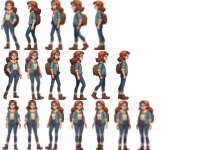
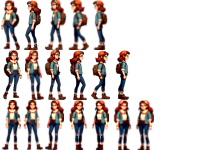
Two versions of the same layered image (202×150). Layer-by-layer changes:
painted on "Eingefügte Ebene #14" over [1,0,20,50]
painted on "Eingefügte Ebene #13" over [24,0,41,50]
painted on "Eingefügte Ebene #5" over [45,0,67,50]
painted on "Eingefügte Ebene #6" over [68,0,89,50]
painted on "stand_l" over [92,0,108,50]
painted on "Eingefügte Ebene #3" over [3,50,22,100]
painted on "Eingefügte Ebene #15" over [25,50,44,100]
painted on "Eingefügte Ebene #12" over [44,50,66,100]
painted on "Eingefügte Ebene #4" over [69,50,87,100]
painted on "Eingefügte Ebene #11" over [91,50,110,100]
painted on "stand_r" over [115,50,130,100]
painted on "Eingefügte Ebene #10" over [1,100,21,150]
painted on "Eingefügte Ebene #7" over [23,100,43,150]
painted on "Eingefügte Ebene #2" over [45,100,64,150]
painted on "Eingefügte Ebene #16" over [69,100,87,150]
painted on "Eingefügte Ebene #1" over [92,100,109,150]
painted on "Eingefügte Ebene-Kopie" over [113,100,131,150]
painted on "Eingefügte Ebene" over [136,100,154,150]
